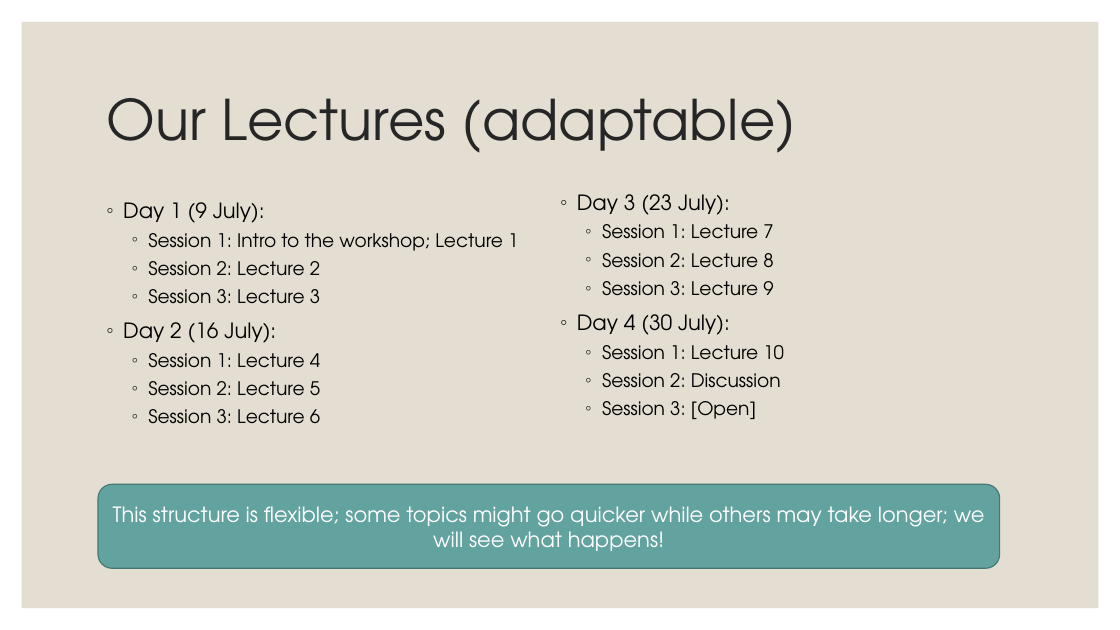
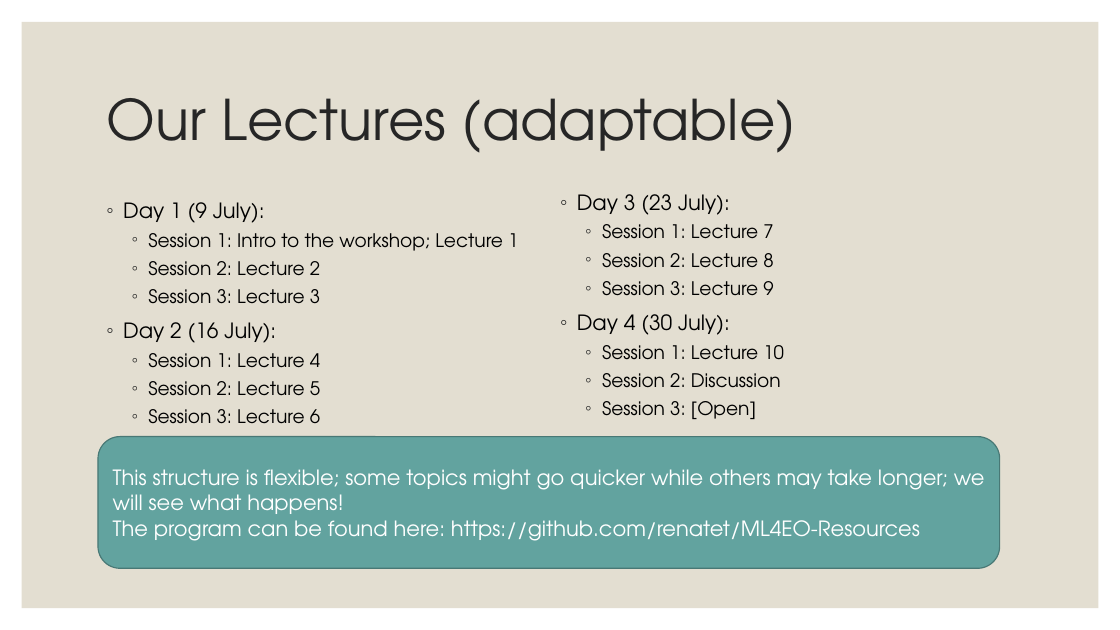
Before and after one commit to renatet/ML4EO-Resources, a slide deck: slide 5 of ML4EO Workshop.pptx. Drawn at 1120x630 pixels with LibreOffice and Linux fonts; fonts in the diff are those of the drawing. Boxes give left, top, right and bottom in pixels: in the first picture for what was removed or moved away, otherwise in the second. Text is boxed around its words. In the diff, an @@ line names an element or a change of style, - is before the commit and + after.

Commit message:
Updated Powerpoint

```diff
--- a/ML4EO Workshop.pptx
+++ b/ML4EO Workshop.pptx
@@ rounded rectangle "This structure is flexible; some ...": place and size @@
-rounded rectangle "This structure is flexible; some ..." at (98, 485, 1000, 569)
+rounded rectangle "This structure is flexible; some ..." at (98, 437, 1000, 569)
@@ text in rounded rectangle at (113, 469, 985, 514): alignment centre to left @@
@@ text in rounded rectangle at (113, 520, 920, 541): paragraph added @@
+The program can be found here: https://github.com/renatet/ML4EO-Resources
```
